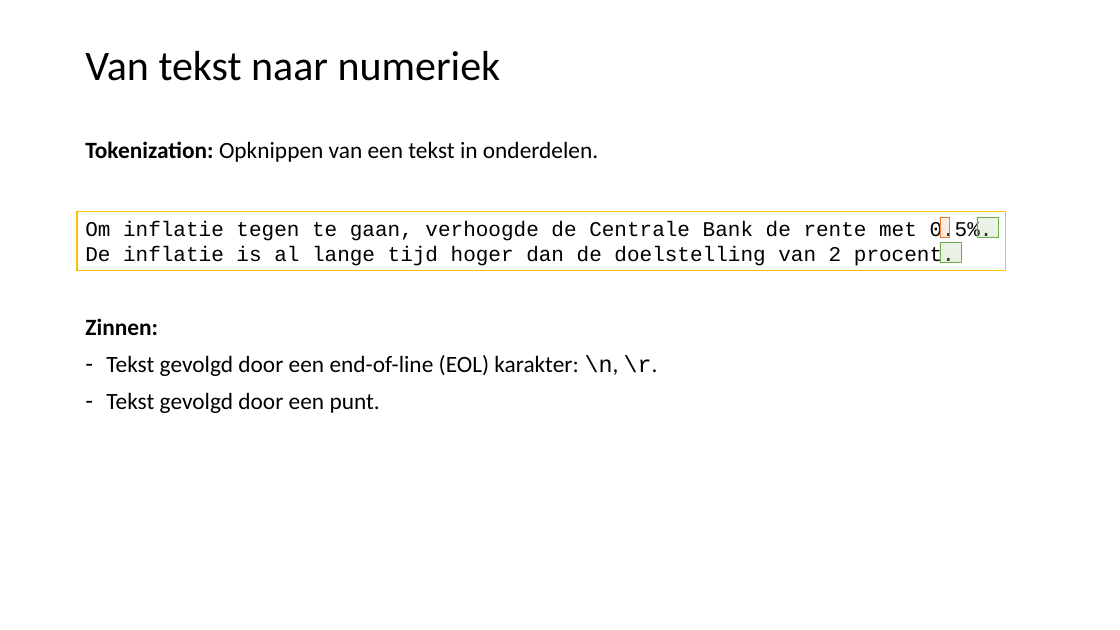
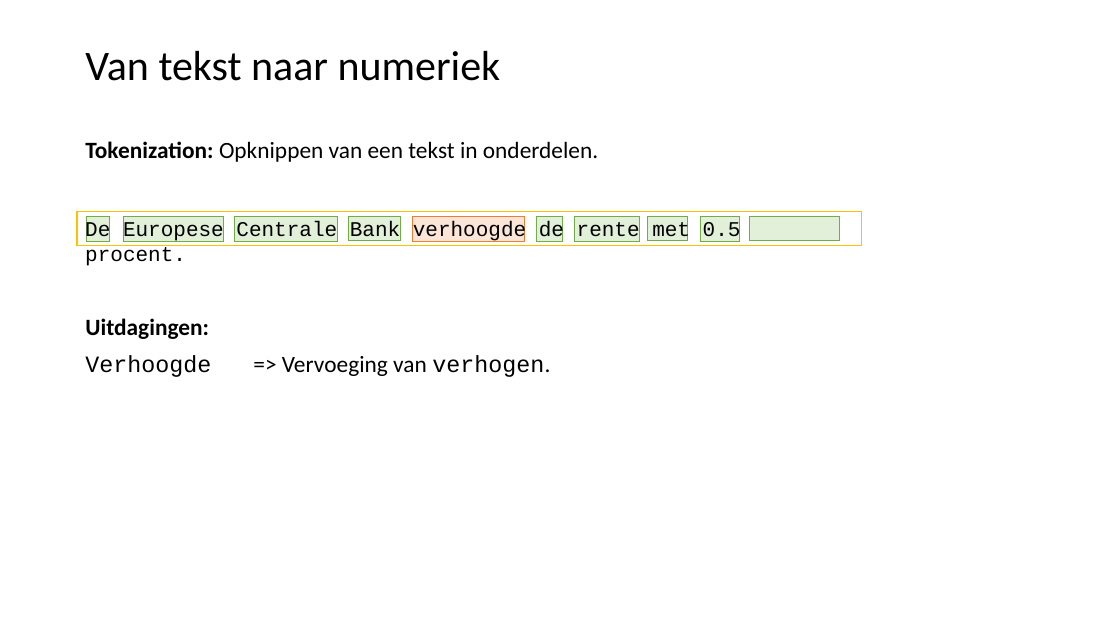
Before and after one commit to LFKoning/knowledge-sharing, a slide deck: slide 9 of python_course/5_nlp/python_cursus_5.pptx (slide 11 before the commit). Drawn at 1120x630 pixels with LibreOffice and Linux fonts; fonts in the diff are those of the drawing. Boxes give left, top, right and bottom in pixels: in the first picture for what was removed or moved away, otherwise in the second. Text is boxed around its words. In the diff, an @@ line names an element or a change of style, - is before the commit and + after.

```diff
--- a/python_course/5_nlp/python_cursus_5.pptx
+++ b/python_course/5_nlp/python_cursus_5.pptx
@@ rectangle "De Europese Centrale Bank verhoogde ...": place and size @@
-rectangle "De Europese Centrale Bank verhoogde ..." at bbox=[77, 212, 1007, 271]
+rectangle "De Europese Centrale Bank verhoogde ..." at bbox=[77, 212, 862, 245]
@@ rectangle "De Europese Centrale Bank verhoogde ..." at bbox=[77, 212, 862, 245]: fill #FFFFFF to none @@
@@ text in rectangle at bbox=[85, 221, 741, 243]: text changed @@
-Om inflatie tegen te gaan, verhoogde de Centrale Bank de rente met 0.5%.
-De inflatie is al lange tijd hoger dan de doelstelling van 2 procent.
+De Europese Centrale Bank verhoogde de rente met 0.5 procent.
@@ rectangle added at bbox=[87, 216, 109, 241], fill #E2F0D9, outline #70AD47 0.5 pt @@
@@ rectangle: place and size @@
-rectangle at bbox=[977, 218, 999, 238]
+rectangle at bbox=[123, 216, 223, 241]
@@ rectangle at bbox=[123, 216, 223, 241]: fill gradient #B5D5A7 to #AACE9A to #9CC987 to #E2F0D9 @@
@@ rectangle added at bbox=[234, 216, 338, 241], fill #E2F0D9, outline #70AD47 0.5 pt @@
@@ rectangle added at bbox=[349, 216, 400, 241], fill #E2F0D9, outline #70AD47 0.5 pt @@
@@ rectangle added at bbox=[413, 216, 525, 241], fill #FBE5D6, outline #ED7D31 0.5 pt @@
@@ rectangle added at bbox=[536, 216, 561, 241], fill #E2F0D9, outline #70AD47 0.5 pt @@
@@ rectangle added at bbox=[574, 216, 639, 241], fill #E2F0D9, outline #70AD47 0.5 pt @@
@@ rectangle added at bbox=[647, 216, 688, 241], fill #E2F0D9, outline #70AD47 0.5 pt @@
@@ rectangle added at bbox=[700, 216, 739, 241], fill #E2F0D9, outline #70AD47 0.5 pt @@
@@ rectangle added at bbox=[749, 216, 839, 241], fill #E2F0D9, outline #70AD47 0.5 pt @@
@@ rectangle removed at bbox=[940, 218, 949, 238] @@
@@ rectangle removed at bbox=[940, 243, 962, 263] @@
@@ text at bbox=[85, 318, 550, 377]: text changed @@
-Zinnen:
-– Tekst gevolgd door een end-of-line (EOL) karakter: \n, \r.
-– Tekst gevolgd door een punt.
+Uitdagingen:
+Verhoogde => Vervoeging van verhogen.
```
Also in this commit, not shown: 37 other slides changed, 12 slides added, 11 slides removed, 10 other files.
